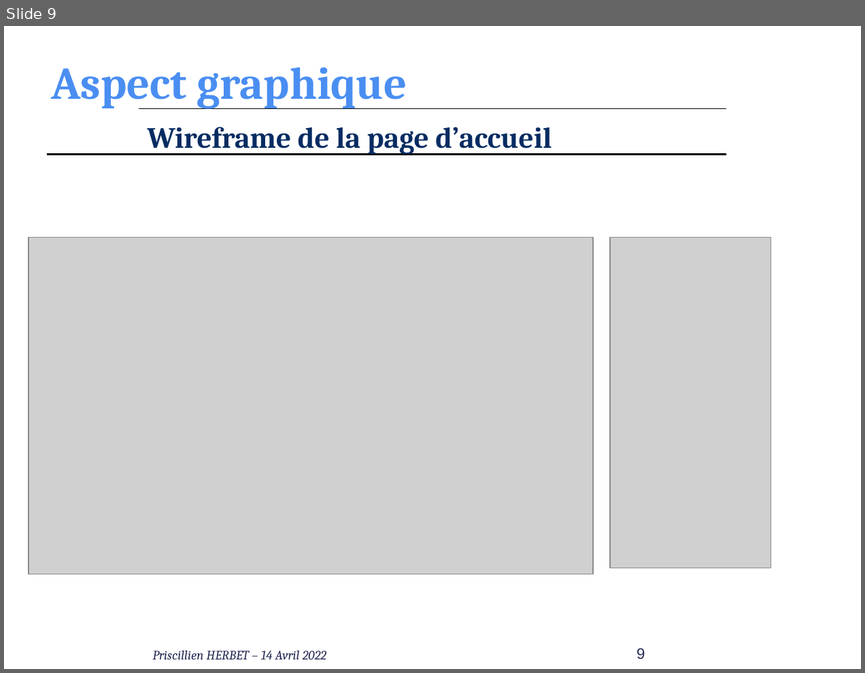
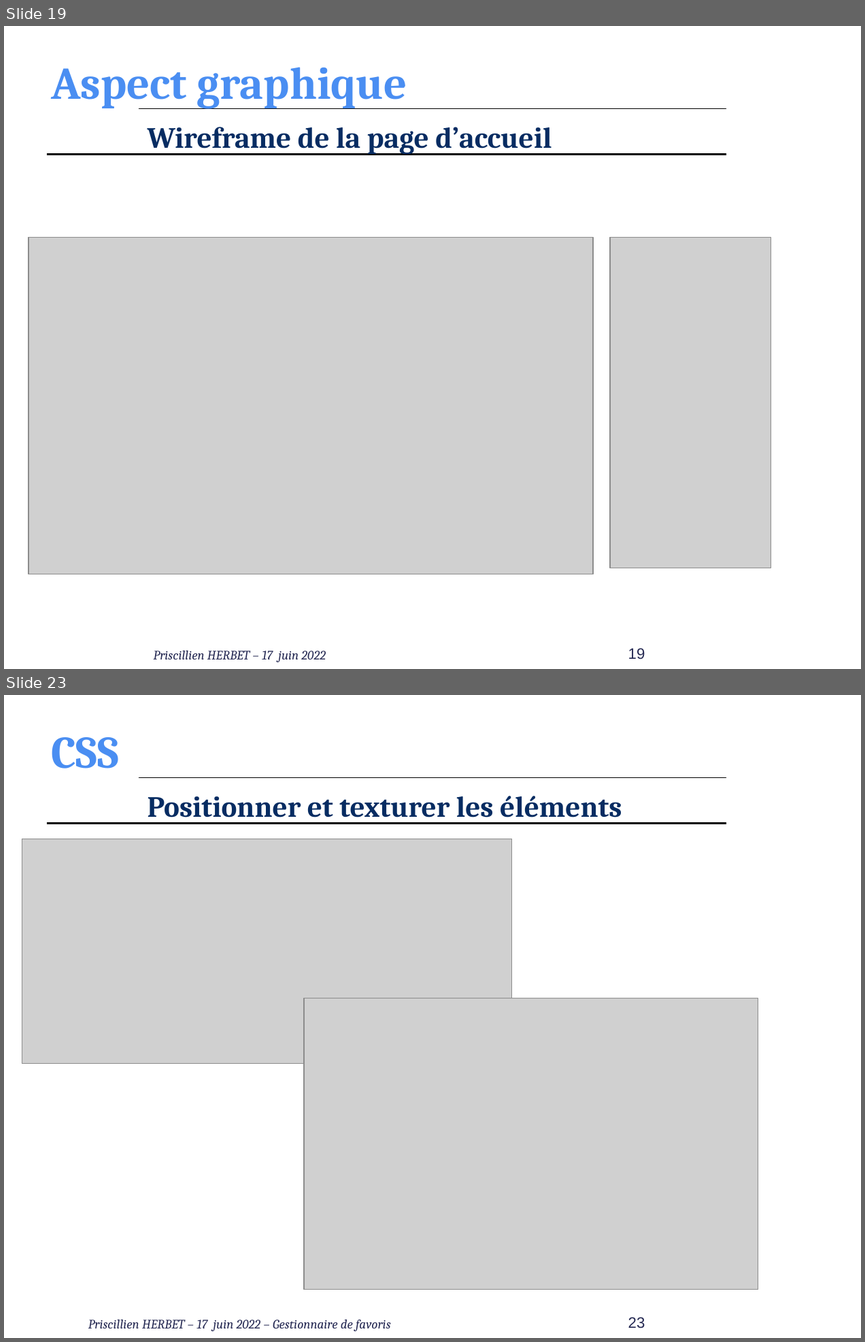
Before and after one commit to PHerbet/Realisation_fil_rouge, a slide deck: Realisation_4_Conception-MCD-MLD-SQL/presentation_oral_Priscillien_Herbet.pptx. Shown one above the other, each under a label of ours: slide 9 before the commit, slides 19 and 23 after it; the slides between them are not shown. The pictures are 865x673 and 865x1342 pixels, drawn with LibreOffice and Linux fonts; fonts in the diff are those of the drawing; grey boxes stand for pictures; background and template pictures are left out. Boxes give left, top, right and bottom in pixels: in the first picture for what was removed or moved away, otherwise in the second. Text is boxed around its words. In the diff, an @@ line names an element or a change of style, - is before the commit and + after.

```diff
--- a/Realisation_4_Conception-MCD-MLD-SQL/presentation_oral_Priscillien_Herbet.pptx
+++ b/Realisation_4_Conception-MCD-MLD-SQL/presentation_oral_Priscillien_Herbet.pptx
@@ slide 23 added at (4, 695, 861, 1338), background #FFFFFF; not listed: 2 template elements that a slide beside it also shows @@
@@ title added at (51, 737, 118, 768), 42 pt, text #4A8EF2, bold @@
+CSS
@@ text added at (147, 796, 621, 824), 27.2 pt, text #072C62, bold @@
+Positionner et texturer les éléments
@@ picture added at (22, 839, 513, 1064) @@
@@ picture added at (304, 998, 758, 1290) @@
@@ text added at (88, 1319, 391, 1331), 12 pt, text #242852, italic @@
+Priscillien HERBET – 17 juin 2022 – Gestionnaire de favoris
@@ page number added at (628, 1317, 645, 1328), 14 pt, text #242852 @@
+23
@@ what was slide 9 is now slide 19 @@
@@ slide 19 changed as well @@
@@ text at (154, 650, 326, 662): text changed @@
-Priscillien HERBET – 14 Avril 2022
+Priscillien HERBET – 17 juin 2022
@@ page number at (628, 648, 645, 658): text changed @@
-9
+19
```
Also in this commit, not shown: 19 other slides changed, 8 other slides added, 18 other files.
